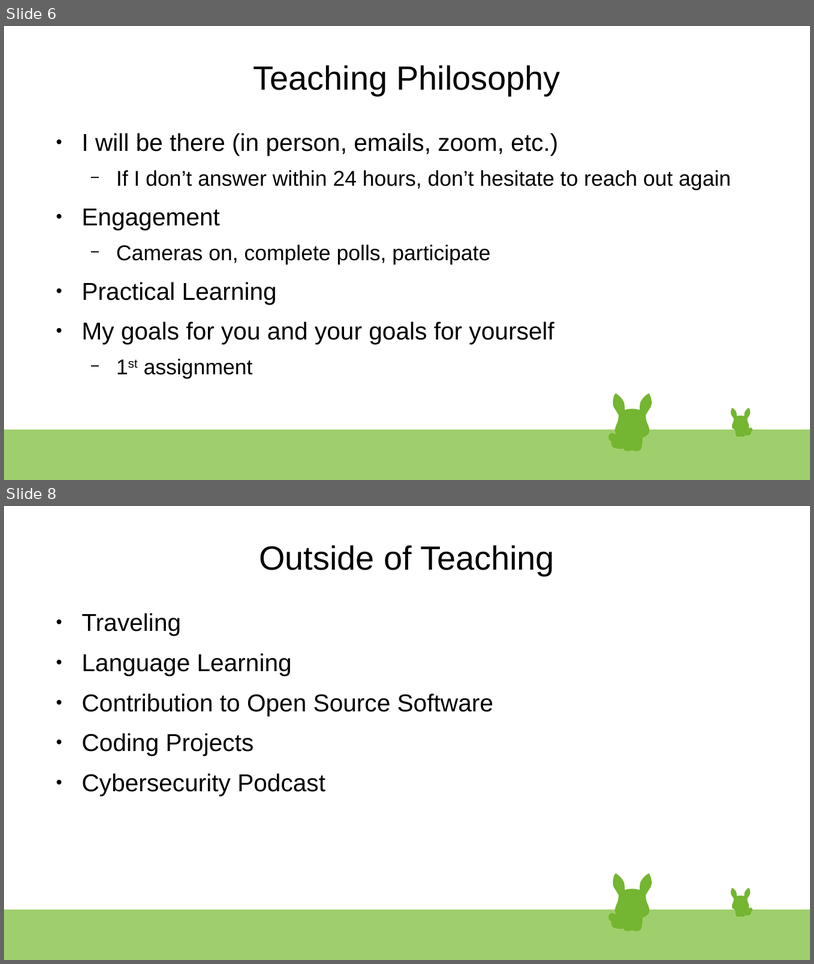
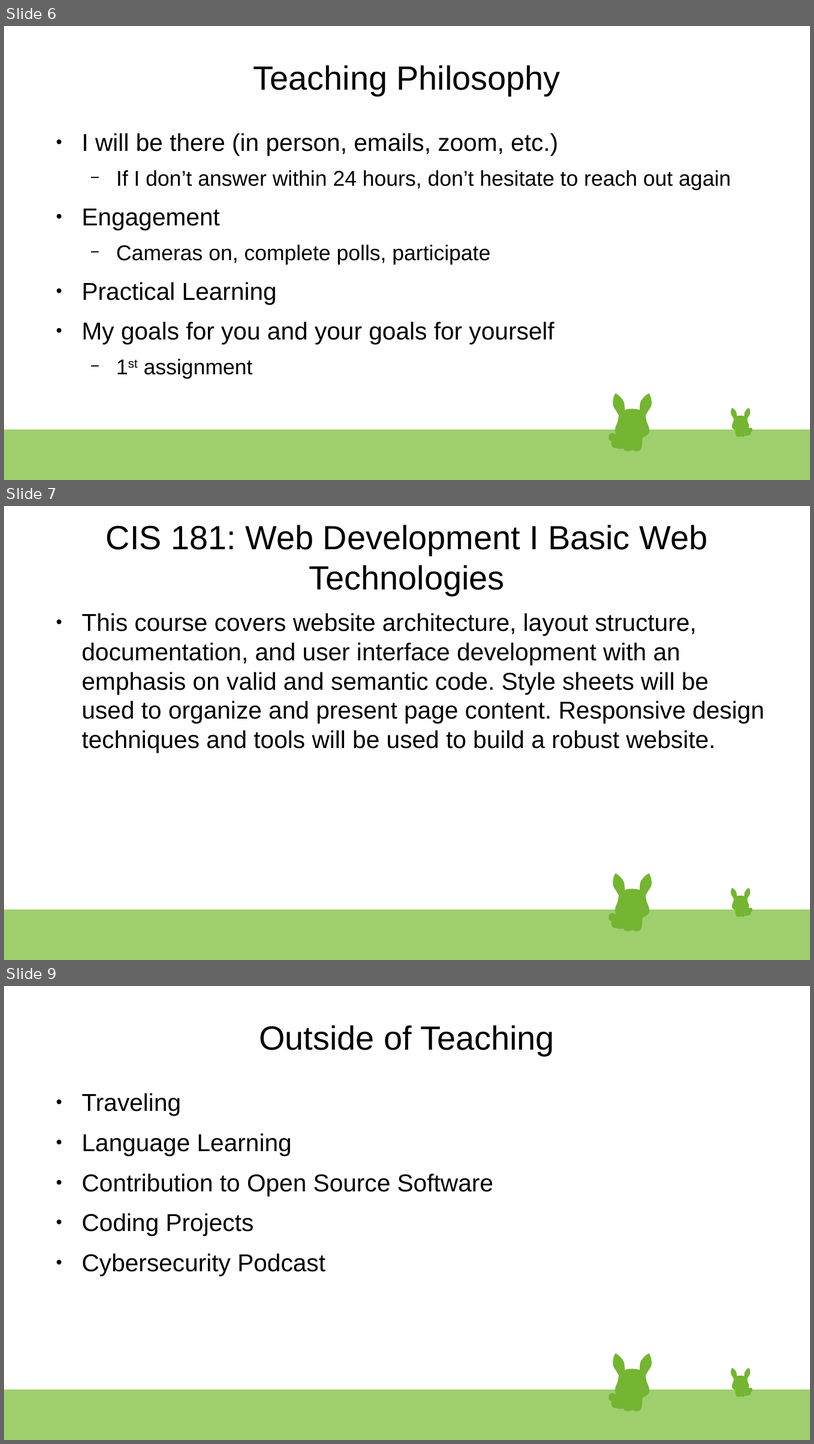
Before and after one commit to xXxSpicyBoiiixXx/CIS-181, a slide deck: Introductions.odp. Shown one above the other, each under a label of ours: slides 6 and 8 before the commit, slides 6, 7 and 9 after it; the slides between them are not shown. The pictures are 814x964 and 814x1444 pixels, drawn with LibreOffice and Linux fonts; fonts in the diff are those of the drawing. Boxes give left, top, right and bottom in pixels: in the first picture for what was removed or moved away, otherwise in the second. Text is boxed around its words. In the diff, an @@ line names an element or a change of style, - is before the commit and + after.

```diff
--- a/Introductions.odp
+++ b/Introductions.odp
@@ slide 7 added at [4,506,810,960], background #FFFFFF; not listed: 47 template elements that a slide beside it also shows @@
@@ title added at [106,525,708,595], 33 pt, text #000000 @@
+CIS 181: Web Development I Basic Web Technologies
@@ text added at [82,613,765,753], 24 pt, text #000000 @@
+● This course covers website architecture, layout structure, documentation, and user interface development with an emphasis on valid and semantic code. Style sheets will be used to organize and present page content. Responsive design techniques and tools will be used to build a robust website.
@@ what was slide 8 is now slide 9 @@
```
Also in this commit, not shown: 3 slides changed, 1 other slide added, 1 slide removed, 6 other files.
